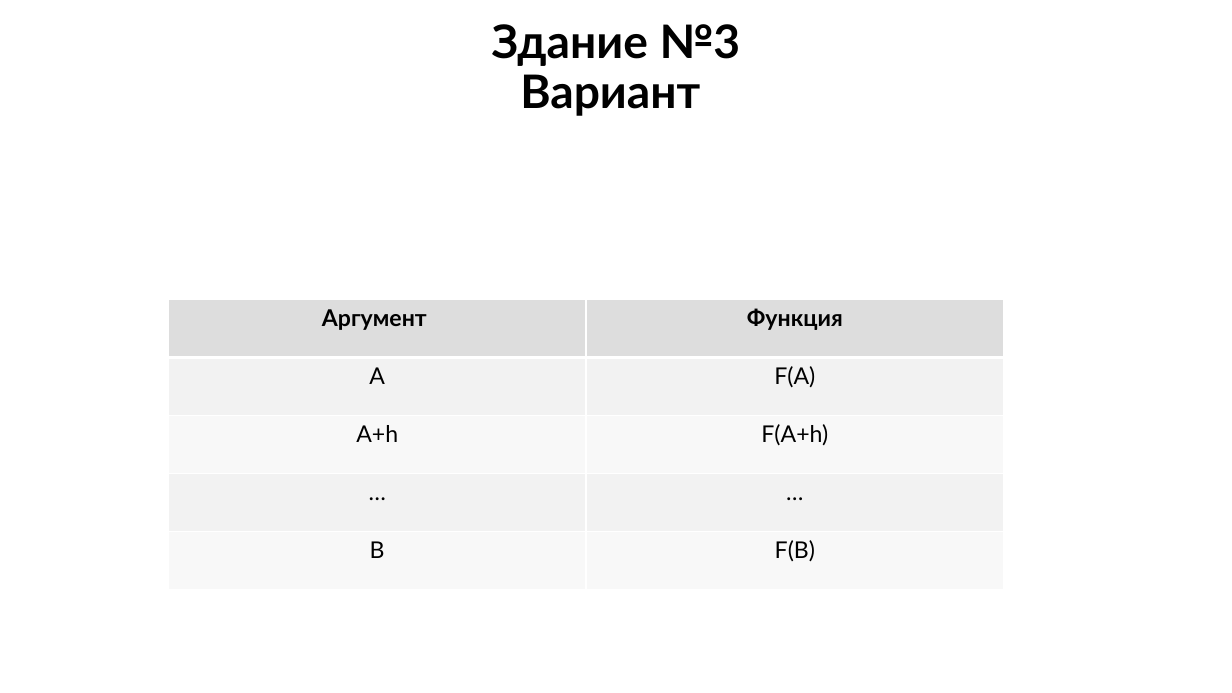
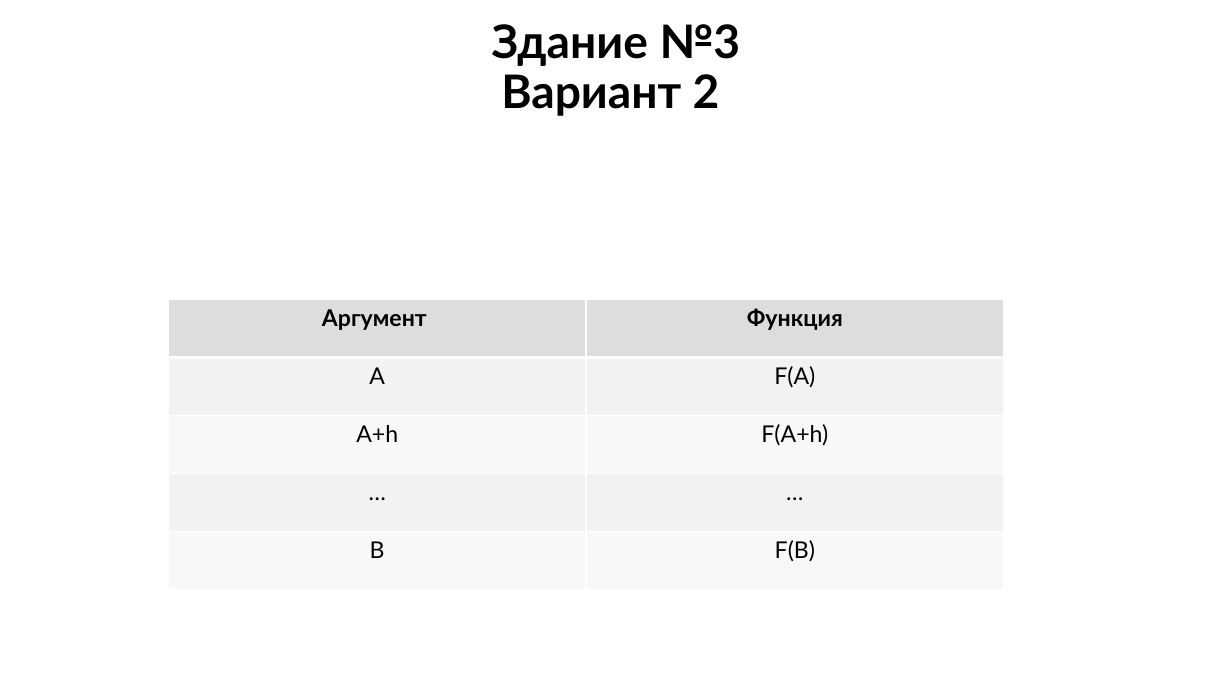
Before and after one commit to dimonyashin/Labi-po-informatike, a slide deck: slide 11 of Третья лаба.pptx. Drawn at 1232x693 pixels with LibreOffice and Linux fonts; fonts in the diff are those of the drawing; grey boxes stand for pictures; background and template pictures are left out. Boxes give left, top, right and bottom in pixels: in the first picture for what was removed or moved away, otherwise in the second. Text is boxed around its words. In the diff, an @@ line names an element or a change of style, - is before the commit and + after.

```diff
--- a/Третья лаба.pptx
+++ b/Третья лаба.pptx
@@ title at bbox=[492, 24, 740, 116]: text changed @@
-Здание №3
-Вариант
+Здание №3
+Вариант 2
```
Also in this commit, not shown: 4 slides added.
